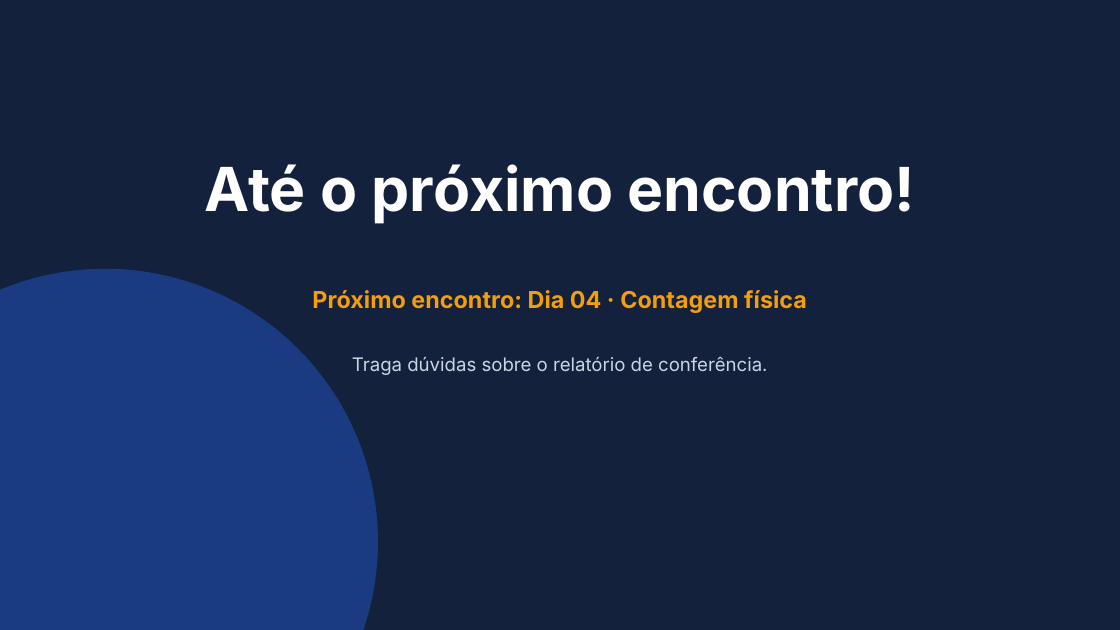
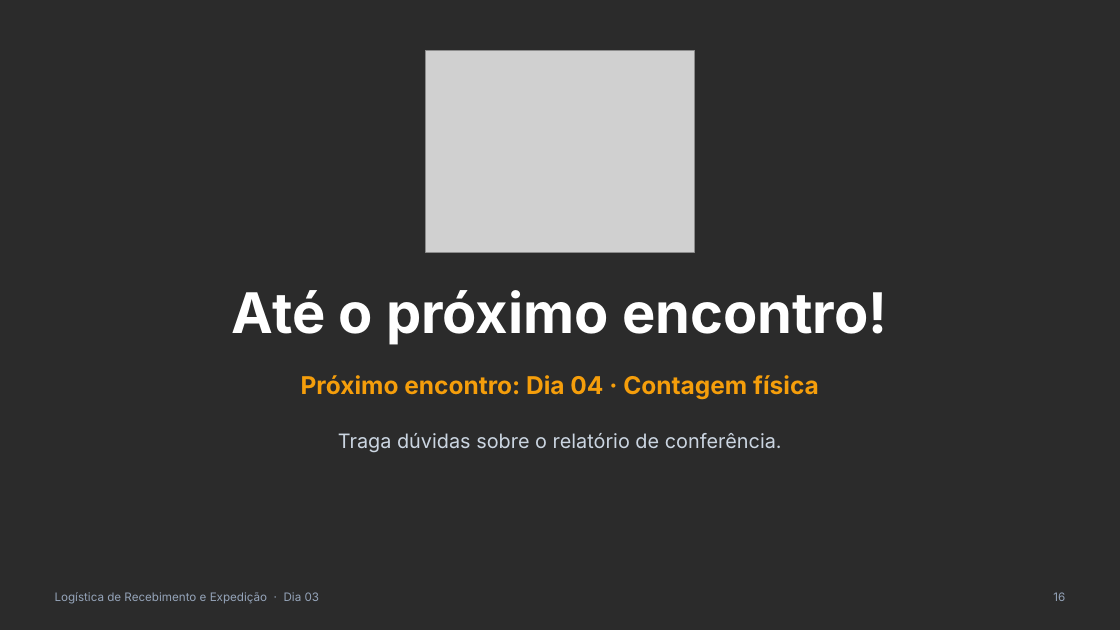
Before and after one commit to marcusvalerio/GeraMaterial, a slide deck: slide 16 of skill/gera-slides/exemplos/Dia 03 - Conferência.pptx (slide 12 before the commit). Drawn at 1120x630 pixels with LibreOffice and Linux fonts; fonts in the diff are those of the drawing; grey boxes stand for pictures; background and template pictures are left out; a plain dark background stands for a picture behind light text. Boxes give left, top, right and bottom in pixels: in the first picture for what was removed or moved away, otherwise in the second. Text is boxed around its words. In the diff, an @@ line names an element or a change of style, - is before the commit and + after.

```diff
--- a/skill/gera-slides/exemplos/Dia 03 - Conferência.pptx
+++ b/skill/gera-slides/exemplos/Dia 03 - Conferência.pptx
@@ background #14213D to picture (left out) @@
@@ picture added at (426,50,695,252) @@
@@ ellipse removed at (0,269,378,630) @@
@@ text "Até o próximo encontro!": place and size @@
-text "Até o próximo encontro!" at (205,164,915,224)
+text "Até o próximo encontro!" at (232,290,887,345)
@@ text "Até o próximo encontro!" at (232,290,887,345): size 52 to 48 pt; vertical alignment top to middle @@
@@ text "Próximo encontro: Dia 04 · ...": place and size @@
-text "Próximo encontro: Dia 04 · ..." at (312,290,807,313)
+text "Próximo encontro: Dia 04 · ..." at (301,375,819,399)
@@ text "Próximo encontro: Dia 04 · ..." at (301,375,819,399): size 20 to 21 pt @@
@@ text "Traga dúvidas sobre o relatório ...": place and size @@
-text "Traga dúvidas sobre o relatório ..." at (352,357,767,375)
+text "Traga dúvidas sobre o relatório ..." at (338,433,782,453)
@@ text "Traga dúvidas sobre o relatório ..." at (338,433,782,453): size 16 to 17 pt @@
@@ text added at (55,592,320,604), 10 pt, text #94A3B8 @@
+Logística de Recebimento e Expedição · Dia 03
@@ text added at (1053,592,1065,601), 10 pt, text #94A3B8 @@
+16
```
Also in this commit, not shown: 11 other slides changed, 4 slides added, 5 other files.
